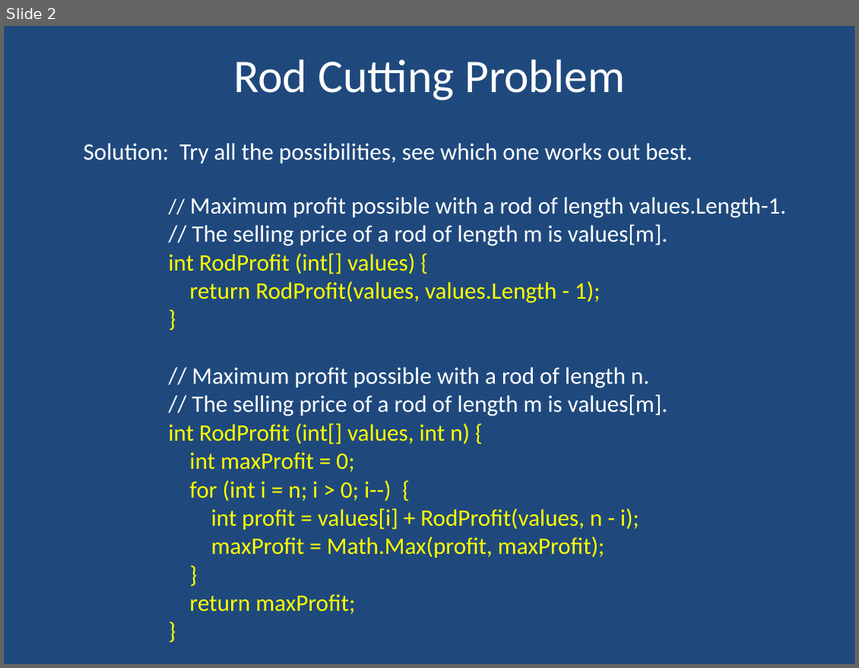
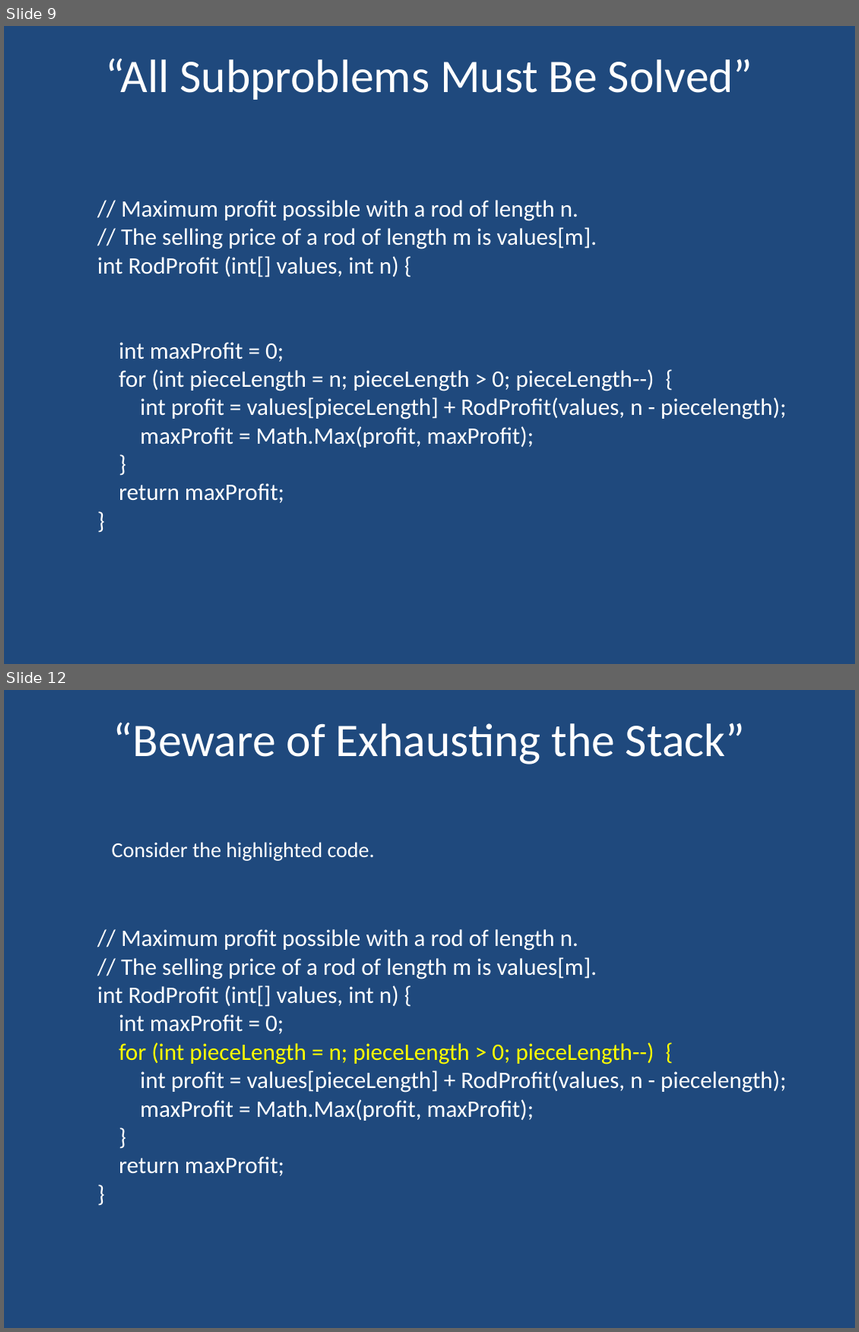
Before and after one commit to dustycodes/Algorithms-UofU, a slide deck: lectures/CS 4150 Dynamic Programming.pptx. Shown one above the other, each under a label of ours: slide 2 before the commit, slides 9 and 12 after it; the slides between them are not shown. The pictures are 859x668 and 859x1332 pixels, drawn with LibreOffice and Linux fonts; fonts in the diff are those of the drawing. Boxes give left, top, right and bottom in pixels: in the first picture for what was removed or moved away, otherwise in the second. Text is boxed around its words. In the diff, an @@ line names an element or a change of style, - is before the commit and + after.

```diff
--- a/lectures/CS 4150 Dynamic Programming.pptx
+++ b/lectures/CS 4150 Dynamic Programming.pptx
@@ slide 12 added at [4,690,855,1328], background #1F497D @@
@@ title added at [113,722,745,764], 39.6 pt, text #FFFFFF @@
+“Beware of Exhausting the Stack”
@@ text added at [112,842,375,861], 18 pt, text #FFFFFF @@
+Consider the highlighted code.
@@ text added at [97,929,786,1176], 20 pt, text #FFFFFF @@
+    // Maximum profit possible with a rod of length n.
+    // The selling price of a rod of length m is values[m].
+    int RodProfit (int[] values, int n) {
+    int maxProfit = 0;
+    for (int pieceLength = n; pieceLength > 0; pieceLength--) {
+    int profit = values[pieceLength] + RodProfit(values, n - piecelength);
+    maxProfit = Math.Max(profit, maxProfit);
+    }
+    return maxProfit;
+    }
@@ what was slide 2 is now slide 9 @@
@@ slide 9 changed as well @@
@@ title at [105,58,753,100]: text changed @@
-Rod Cutting Problem
+“All Subproblems Must Be Solved”
@@ text "// Maximum profit possible with ...": place and size @@
-text "// Maximum profit possible with ..." at [83,143,787,614]
+text "// Maximum profit possible with ..." at [97,200,786,503]
@@ text at [83,143,787,303]: paragraphs removed @@
-Solution: Try all the possibilities, see which one works out best.
-    // Maximum profit possible with a rod of length values.Length-1.
-    // The selling price of a rod of length m is values[m].
-    int RodProfit (int[] values) {
-    return RodProfit(values, values.Length - 1);
-    }
@@ text at [97,256,534,503]: text colour #FFFF00 to #FFFFFF in "int RodProfit (int[] values, int n) {", "int maxProfit = 0;", "maxProfit = Math.Max(profit, maxProfit);", "}" and 2 more places @@
@@ text at [119,370,786,420]: text changed; text colour #FFFF00 to #FFFFFF @@
-    for (int i = n; i > 0; i--) {
-    int profit = values[i] + RodProfit(values, n - i);
+    for (int pieceLength = n; pieceLength > 0; pieceLength--) {
+    int profit = values[pieceLength] + RodProfit(values, n - piecelength);
```
Also in this commit, not shown: 2 other slides changed, 11 other slides added, 18 slides removed, 12 other files.
